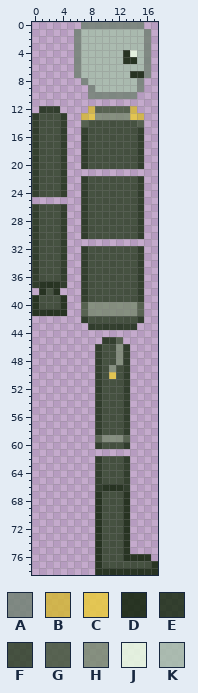
A sprite sheet gets an edit: sprites/Cole/coleDeepstoneGhostMaskless.png. The picture above is the old version.
The file is 18x79 pixels. Colours within 5 levels of each other are drawn and written as one.
Palette (. is transparent): A #718273d2  B #d4b734d2  C #ebcc3ad2  D #081c00d2  E #15290dd2  F #2b3f23d2  G #415438d2  H #798a70d2  J #ebffe3d2  K #a6bfaad2
New version:
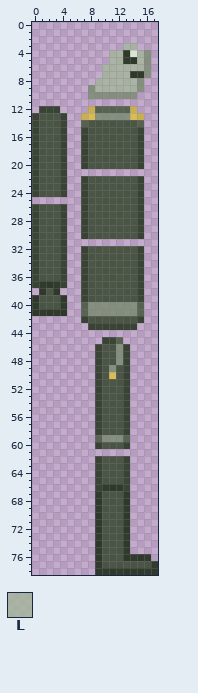
Colours new in this view: L #a4b59bd2
The exact change:
@@ palette @@
-B #d4b734d2
+B #cab039d2
-C #ebcc3ad2
+C #dfc33fd2
-D #081c00d2
+D #12230ad2
-E #15290dd2
+E #1e2f16d2
-F #2b3f23d2
+F #32442ad2
-J #ebffe3d2
+J #dff0d7d2
@@ x 0..17 @@
- 0 .......AAAAAAAAA..
- 1 ......AKKKKKKKKKA.
- 2 ......AKKKKKKKKKA.
- 3 ......AKKKKKKKKKA.
- 4 ......AKKKKKKDJKA.
- 5 ......AKKKKKKDDKA.
- 6 ......AKKKKKKKKKA.
- 7 ......AKKKKKKKDDA.
- 8 .......AKKKKKKKA..
- 9 ........AKKKKKKA..
-10 ........AAAAAAA...
+ 0 ..................
+ 1 ..................
+ 2 ..................
+ 3 .............LL...
+ 4 ...........LLDJLH.
+ 5 ...........LLDDLH.
+ 6 ..........LLLLLLH.
+ 7 ..........LLLLDDH.
+ 8 .........LLLLLLH..
+ 9 ........HLLLLLLH..
+10 ........HHHHHHH...
 11 ..................
Boxes around the changes in both pictures, in picture pixels (x1, y1, x2, y2):
changed: (32, 22, 158, 575)
